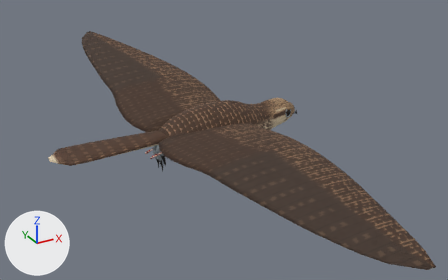
The glTF model assets_src/birds/saker_flight.glb as it was, and as the next commit left it.
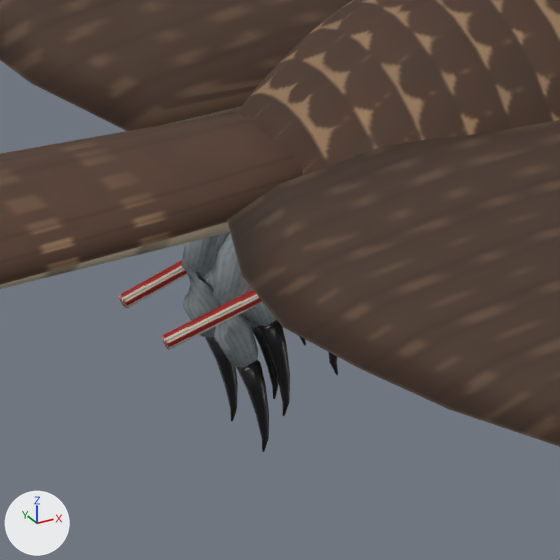
Old and new are each drawn whole from a camera (50 mm lens) standing at (-0.404, -0.974, 0.456) and looking at (0.111, -0.038, -0.012) and again close up on the part from 29% to 44% of the width and 42% to 66% of the height. Arrows for +X, +Y and +Z are at lower left; the lights stay in place. The last two pictures show the newer version. Where no turn or scale is listed for an object, it has been applied to the vertices. Vertices at exactly the same position are counted once.

The scene before the commit, as lines of its bpy script (objects in view):
```python
me_saker_body = bpy.data.meshes.new('saker_body')
me_saker_body.from_pydata(...)  # 3182 vertices, 6232 faces; spans x -0.205..0.304, y -0.596..0.596, z -0.069..0.065
me_saker_body.materials.append(mat_saker)
me_saker_jesses = bpy.data.meshes.new('saker_jesses')
me_saker_jesses.from_pydata(...)  # 204 vertices, 400 faces; spans x -0.0285..0.0352, y -0.0205..0.0205, z -0.0303..-0.0088
me_saker_jesses.materials.append(mat_saker)
ob_saker_body = bpy.data.objects.new('saker_body', me_saker_body)
ob_saker_body.location = (0.0, 0.0, 0.0)
ob_saker_jesses = bpy.data.objects.new('saker_jesses', me_saker_jesses)
ob_saker_jesses.location = (0.0, 0.0, 0.0)
```
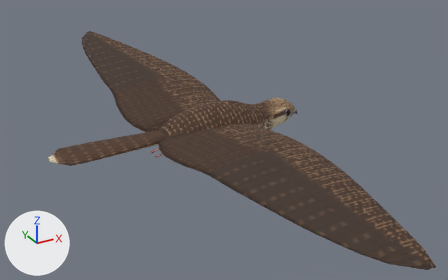
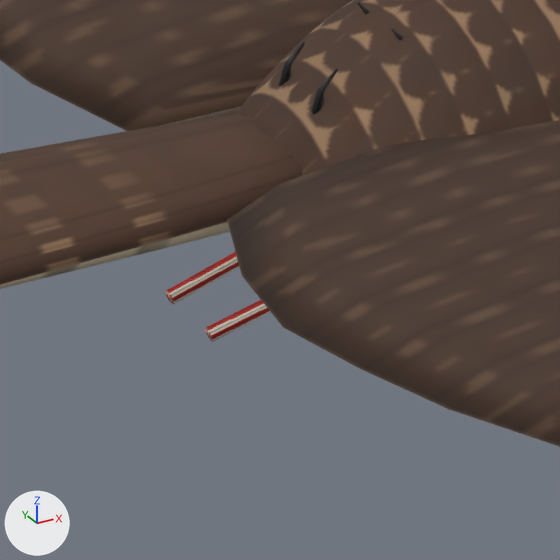
Where the change shows, as pixel boxes [x1, y1, x2, y2] in the close-ups (560 x 560 px; the box of a moved part takes in the faces that stretch with it):
'saker_body', reshaped: before [0, 0, 560, 452]; after [0, 0, 560, 447]
'saker_jesses', reshaped: before [118, 260, 262, 350]; after [165, 252, 270, 342]
part 1 of me_saker_body, moved or reshaped (mostly hidden afterwards): before [182, 232, 338, 452]; after [278, 2, 404, 115]
part 2 of me_saker_jesses, moved or reshaped: before [118, 260, 188, 308]; after [165, 252, 239, 304]
part 3 of me_saker_jesses, moved or reshaped: before [161, 290, 262, 350]; after [205, 300, 270, 342]

The change, as a list of edits to the scene's bpy script:
```text
Change me_saker_body:
    where me_saker_body.from_pydata(...)  # 3182 vertices, 6232 faces; spans x -0.205..0.304, y -0.596..0.596, z -0.069..0.065
    used by ob_saker_body; location = (0.0, 0.0, 0.0)
    me_saker_body part 1: 710 of 3182 vertices moved; they spanned x -0.015..0.105, y -0.054..0.054, z -0.063..0.011 and now span x 0.011..0.104, y -0.053..0.053, z -0.052..0.034; mean shift (0.02, 0.0, 0.031); largest move (-0.004, 0.009, -0.063) -> (0.031, 0.009, 0.034)
Change me_saker_jesses:
    used by ob_saker_jesses; location = (0.0, 0.0, 0.0)
    remove me_saker_jesses.from_pydata(...)  # 204 vertices, 400 faces; spans x -0.0285..0.0352, y -0.0205..0.0205, z -0.0303..-0.0088
    add me_saker_jesses.from_pydata(...)  # 204 vertices, 400 faces; spans x -0.0176..0.0461, y -0.0199..0.0199, z -0.0312..-0.0097
    me_saker_jesses part 2: the loose piece of 42 vertices spanning x -0.0285..0.0339, y 0.0086..0.0153, z -0.0303..-0.0088 is moved by (0.0109, -0.001, -0.0009)
    me_saker_jesses part 3: the loose piece of 42 vertices spanning x -0.0285..0.0339, y -0.0153..-0.0086, z -0.0303..-0.0088 is moved by (0.0109, 0.001, -0.0009)
    other edits to the shape of me_saker_jesses do not show in these pictures
```
